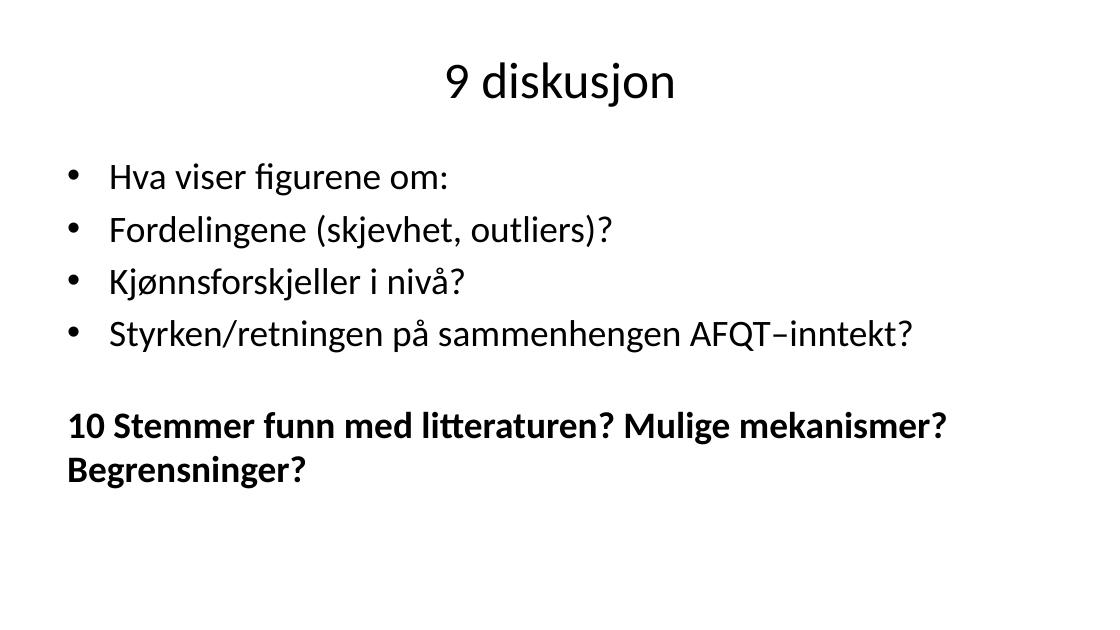
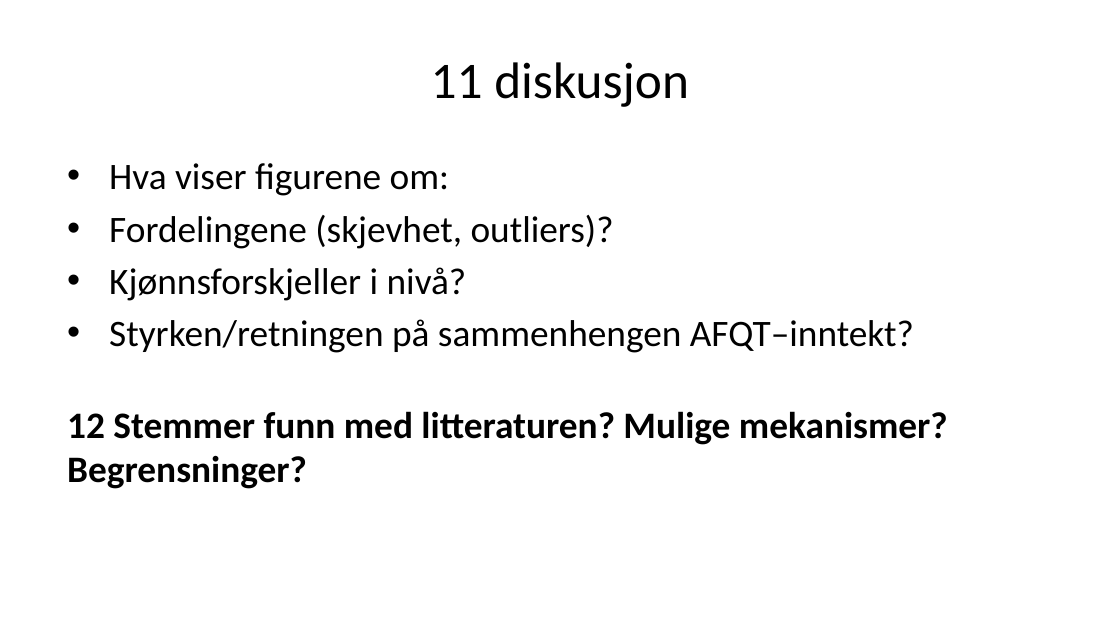
Before and after one commit to H-Vika/MSB105-Assign-2, a slide deck: slide 16 of MSB105 assign 2 presentasjon.pptx (slide 15 before the commit). Drawn at 1120x630 pixels with LibreOffice and Linux fonts; fonts in the diff are those of the drawing. Boxes give left, top, right and bottom in pixels: in the first picture for what was removed or moved away, otherwise in the second. Text is boxed around its words. In the diff, an @@ line names an element or a change of style, - is before the commit and + after.

```diff
--- a/MSB105 assign 2 presentasjon.pptx
+++ b/MSB105 assign 2 presentasjon.pptx
@@ title at [431, 62, 689, 107]: text changed @@
-9 diskusjon
+11 diskusjon
@@ text at [67, 411, 948, 489]: text changed @@
-10 Stemmer funn med litteraturen? Mulige mekanismer? Begrensninger?
+12 Stemmer funn med litteraturen? Mulige mekanismer? Begrensninger?
```
Also in this commit, not shown: 10 other slides changed, 2 slides added, 1 slide removed, 1 other file.
